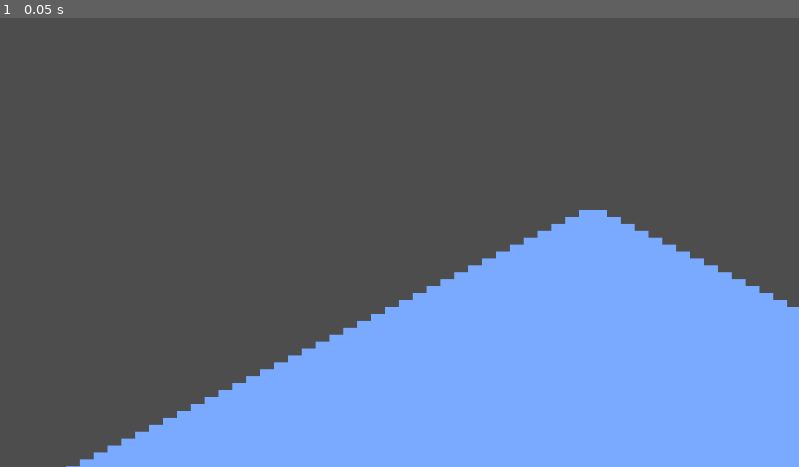
Above: before the commit, frame 1.
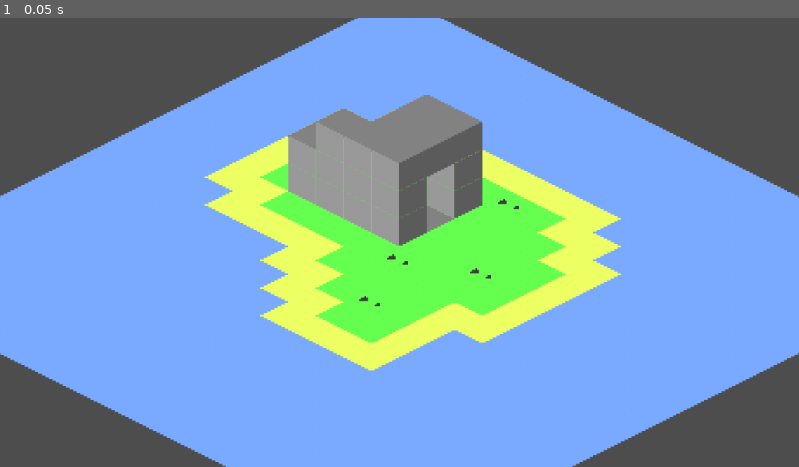
Above: after the commit, the same moment.

Repository: lukaj274/UnderRun
Game: Godot game, scene res://enter.tscn
Two runs of this game, one before a commit and one after it. Both use one fixed random seed, a clock stepped at 60 frames per second and the inputs below. The project has no main scene, so this scene is started directly.
Inputs:
- Up to frame 1 (0.05 s): no input

The runs differ from the first frame. In frame 1, 57% of the frame differs, in the area x 0-100%, y 0-100%.

Commit message:
added camera

Diff:
--- a/enter.tscn
+++ b/enter.tscn
@@ -33,3 +33,7 @@
 layer_1/tile_data = PackedInt32Array(393223, 65536, 2, 458760, 65536, 2)
 layer_2/name = "Tile Layer 2"
 layer_2/tile_data = PackedInt32Array(196612, 65536, 0, 196613, 65536, 0, 262148, 65536, 0, 262149, 65536, 0, 262151, 0, …(357 unchanged characters)…
+
+[node name="Camera2D" type="Camera2D" parent="." unique_id=667634595]
+position = Vector2(857, 1689)
+zoom = Vector2(0.25, 0.25)
